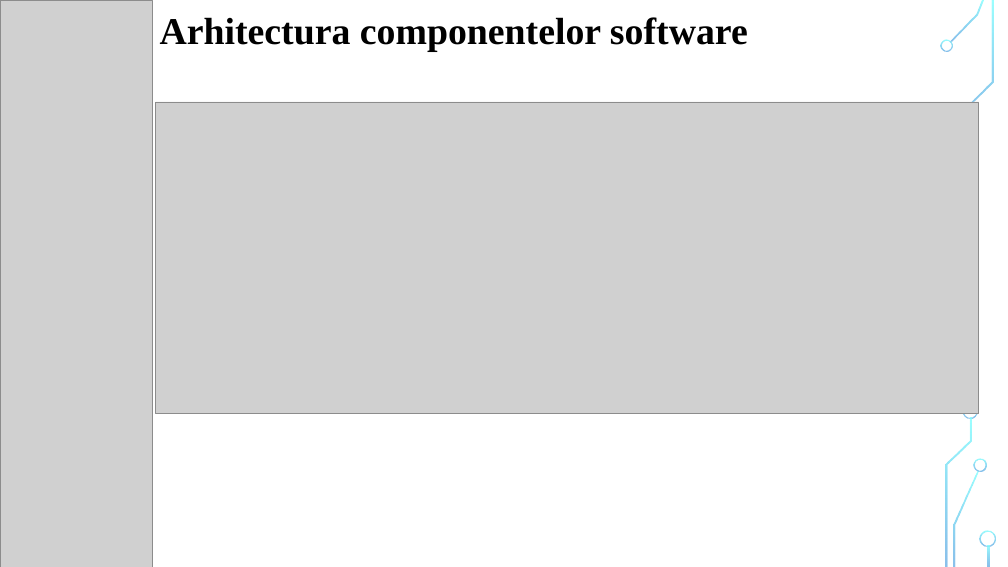
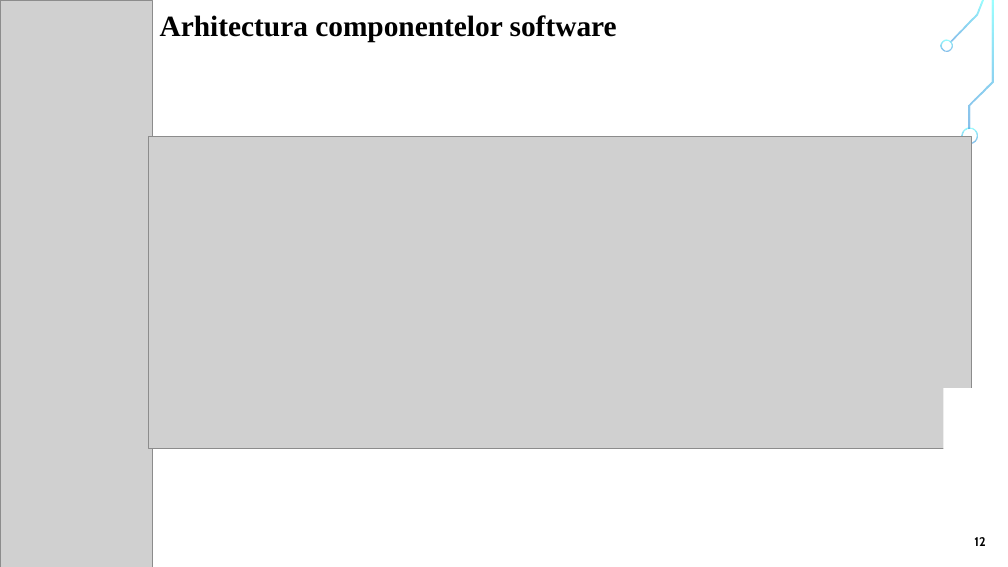
Before and after one commit to liviubrinza/alice, a slide deck: slide 13 of documentation/Prezentare.pptx. Drawn at 1008x567 pixels with LibreOffice and Linux fonts; fonts in the diff are those of the drawing; grey boxes stand for pictures; background and template pictures are left out. Boxes give left, top, right and bottom in pixels: in the first picture for what was removed or moved away, otherwise in the second. Text is boxed around its words. In the diff, an @@ line names an element or a change of style, - is before the commit and + after.

```diff
--- a/documentation/Prezentare.pptx
+++ b/documentation/Prezentare.pptx
@@ text "Arhitectura componentelor software" at (160,15,617,42): size 36 to 28 pt @@
@@ picture: place and size @@
-picture at (156,102,979,414)
+picture at (148,137,972,448)
@@ freeform shape: place and size @@
-freeform shape at (963,402,979,418)
+freeform shape at (962,127,978,143)
@@ rectangle added at (944,388,997,567), fill #FFFFFF @@
@@ freeform shape removed at (974,459,987,472) @@
@@ text added at (974,537,985,546), 12 pt, text #000000, bold @@
+12
@@ freeform shape removed at (980,531,996,547) @@
```
Also in this commit, not shown: 13 other slides changed, 1 slide removed.
